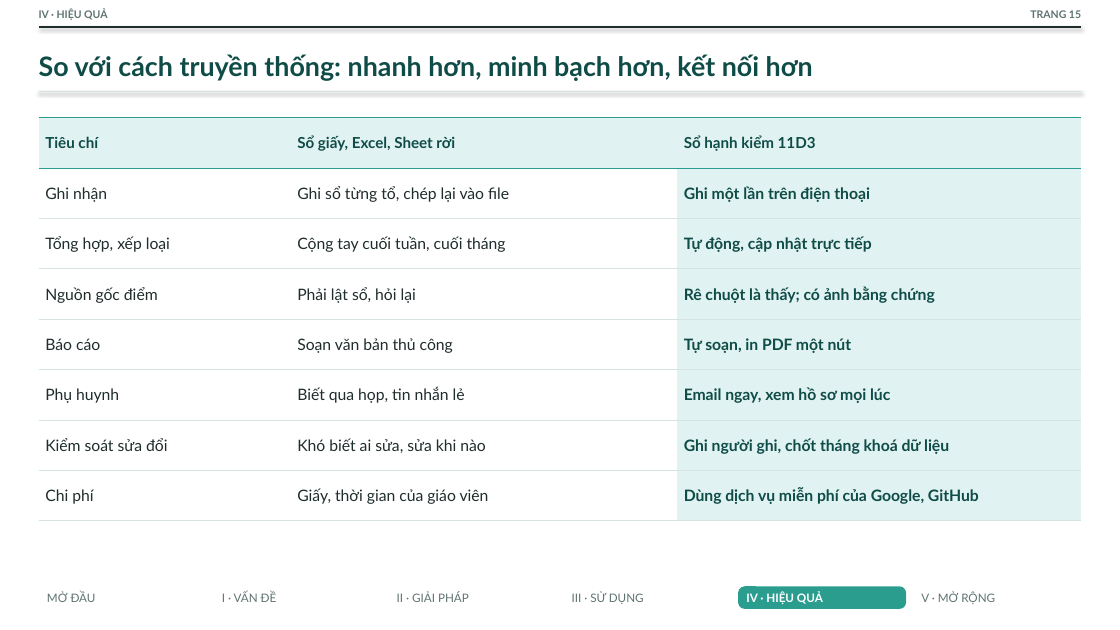
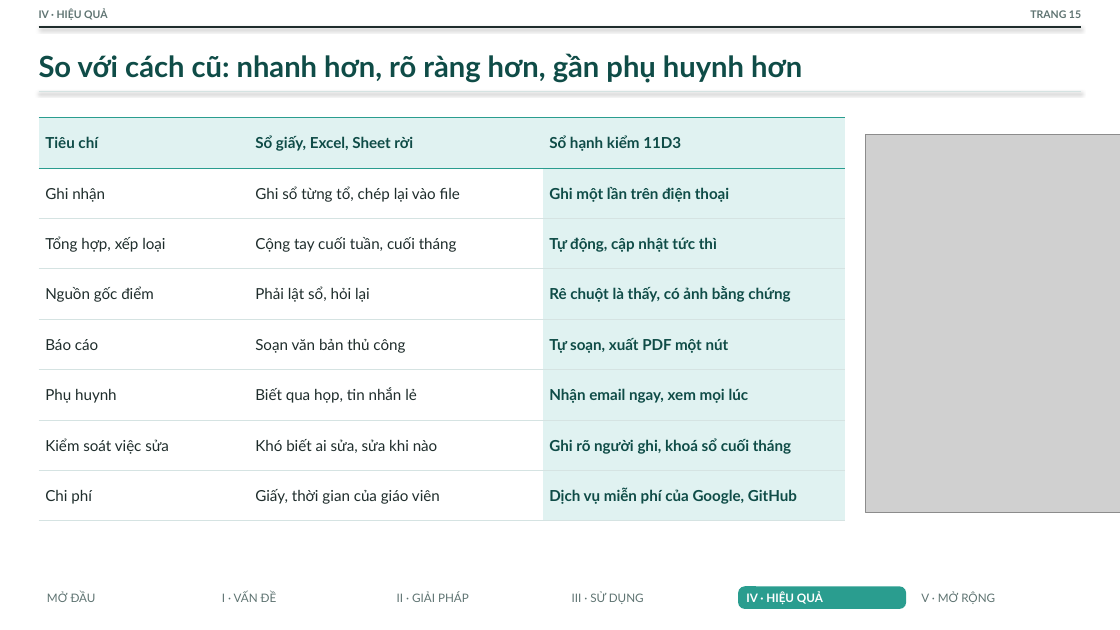
Before and after one commit to THPTYenHoa/Theo-doi-hanh-kiem-11D3-nam-hoc-2026-2027, a slide deck: slide 15 of docs/20261009_BaiDuThi_So_hanh_kiem_11D3.pptx. Drawn at 1120x630 pixels with LibreOffice and Linux fonts; fonts in the diff are those of the drawing; grey boxes stand for pictures. Boxes give left, top, right and bottom in pixels: in the first picture for what was removed or moved away, otherwise in the second. Text is boxed around its words. In the diff, an @@ line names an element or a change of style, - is before the commit and + after.

```diff
--- a/docs/20261009_BaiDuThi_So_hanh_kiem_11D3.pptx
+++ b/docs/20261009_BaiDuThi_So_hanh_kiem_11D3.pptx
@@ text at (x1=39, y1=53, x2=802, y2=82): text changed; size 23 to 25 pt @@
-So với cách truyền thống: nhanh hơn, minh bạch hơn, kết nối hơn
+So với cách cũ: nhanh hơn, rõ ràng hơn, gần phụ huynh hơn
@@ table at (x1=39, y1=118, x2=845, y2=521) @@
-row 3, column 3: Tự động, cập nhật trực tiếp
+row 3, column 3: Tự động, cập nhật tức thì
-row 4, column 3: Rê chuột là thấy; có ảnh bằng chứng
+row 4, column 3: Rê chuột là thấy, có ảnh bằng chứng
-row 5, column 3: Tự soạn, in PDF một nút
+row 5, column 3: Tự soạn, xuất PDF một nút
-row 6, column 3: Email ngay, xem hồ sơ mọi lúc
+row 6, column 3: Nhận email ngay, xem mọi lúc
-row 7, column 1: Kiểm soát sửa đổi
+row 7, column 1: Kiểm soát việc sửa
-row 7, column 3: Ghi người ghi, chốt tháng khoá dữ liệu
+row 7, column 3: Ghi rõ người ghi, khoá sổ cuối tháng
-row 8, column 3: Dùng dịch vụ miễn phí của Google, GitHub
+row 8, column 3: Dịch vụ miễn phí của Google, GitHub
@@ size 13.5 to 13 pt in "Ghi nhận", "Ghi sổ từng tổ, chép lại vào ...", "Ghi một lần trên điện thoại", "Tổng hợp, xếp loại" and 10 more places @@
@@ table resized from (x1=39, y1=118, x2=1081, y2=521) to (x1=39, y1=118, x2=845, y2=521) @@
@@ picture added at (x1=865, y1=134, x2=1120, y2=513) @@
```
Also in this commit, not shown: 18 other slides changed, 1 slide added, 1 slide removed.
